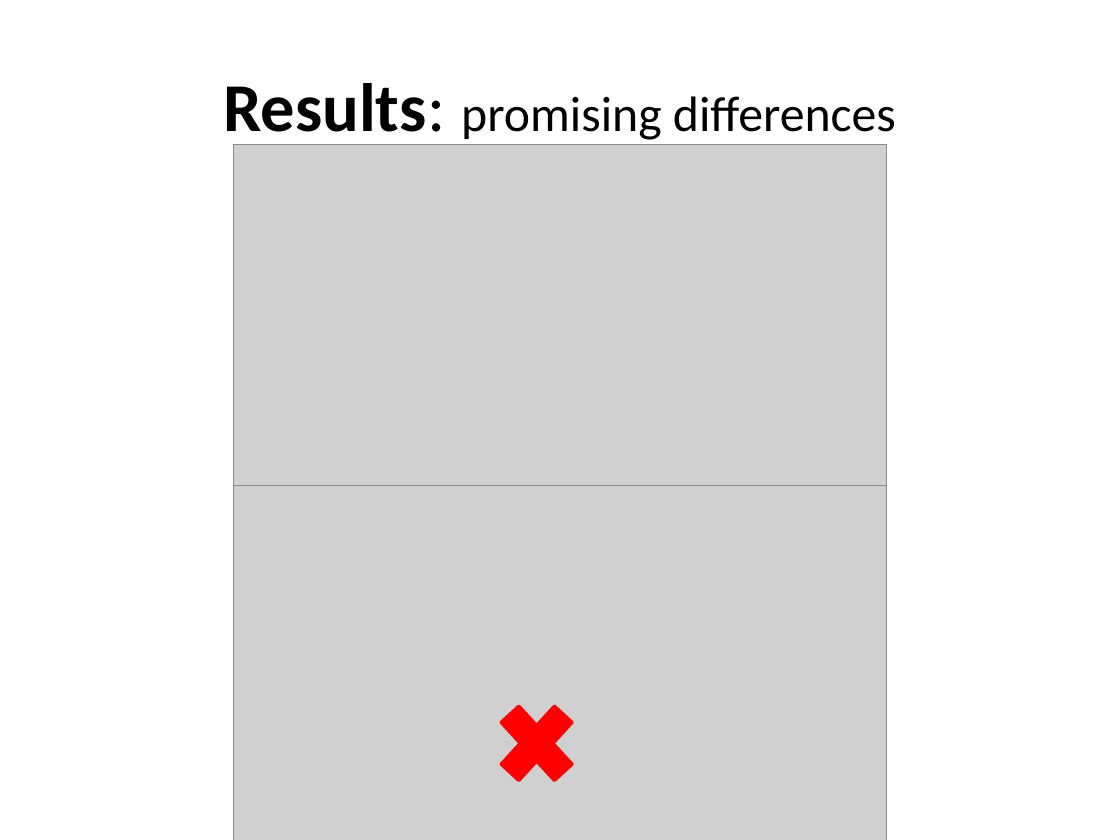
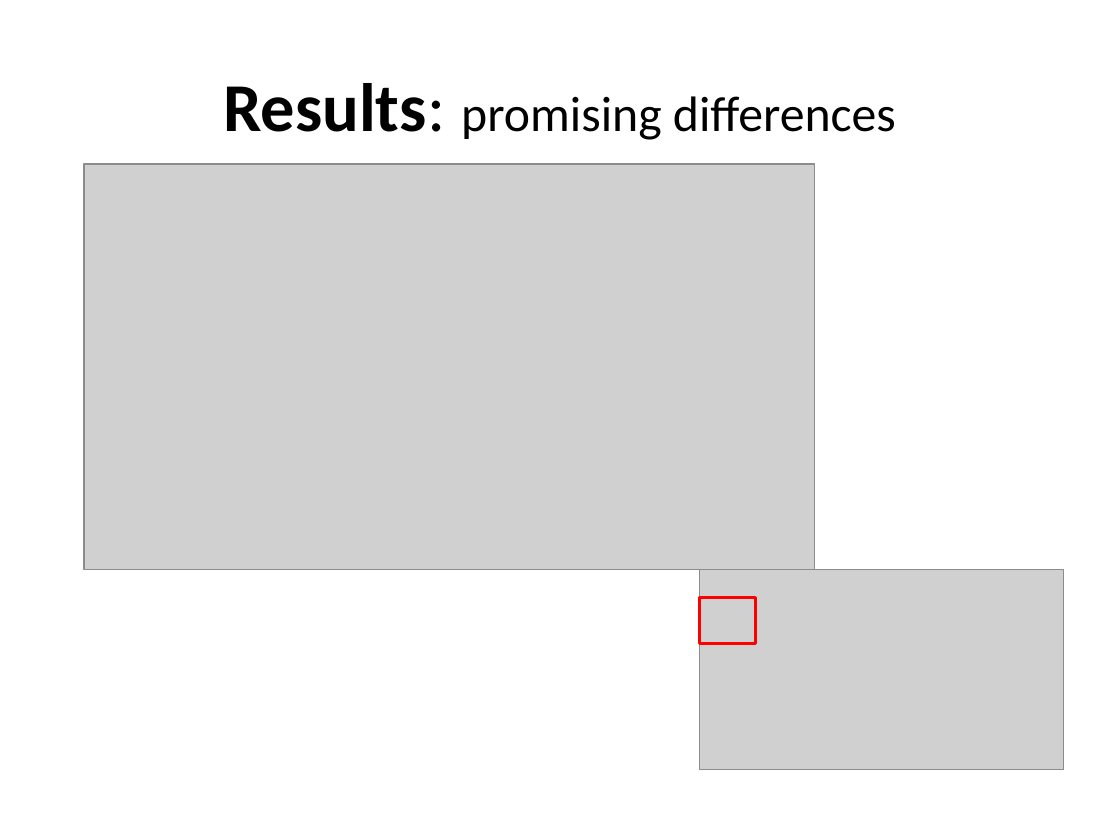
Before and after one commit to richelbilderbeek/Cer2016, a slide deck: slide 12 of doc/Cer2016_Femke Thon & Jolien Gay_FINAL.pptx (slide 11 before the commit). Drawn at 1120x840 pixels with LibreOffice and Linux fonts; fonts in the diff are those of the drawing; grey boxes stand for pictures; background and template pictures are left out. Boxes give left, top, right and bottom in pixels: in the first picture for what was removed or moved away, otherwise in the second. Text is boxed around its words. In the diff, an @@ line names an element or a change of style, - is before the commit and + after.

```diff
--- a/doc/Cer2016_Femke Thon & Jolien Gay_FINAL.pptx
+++ b/doc/Cer2016_Femke Thon & Jolien Gay_FINAL.pptx
@@ picture: place and size @@
-picture at <box>233,144,886,507</box>
+picture at <box>84,164,815,569</box>
@@ picture removed at <box>233,486,886,840</box> @@
@@ picture added at <box>700,570,1064,769</box> @@
@@ rectangle added at <box>700,597,756,644</box>, outline #FF0000 2 pt @@
@@ cross removed at <box>485,688,588,800</box> @@
```
Also in this commit, not shown: 2 other slides changed, 1 slide added, 1 slide removed.
